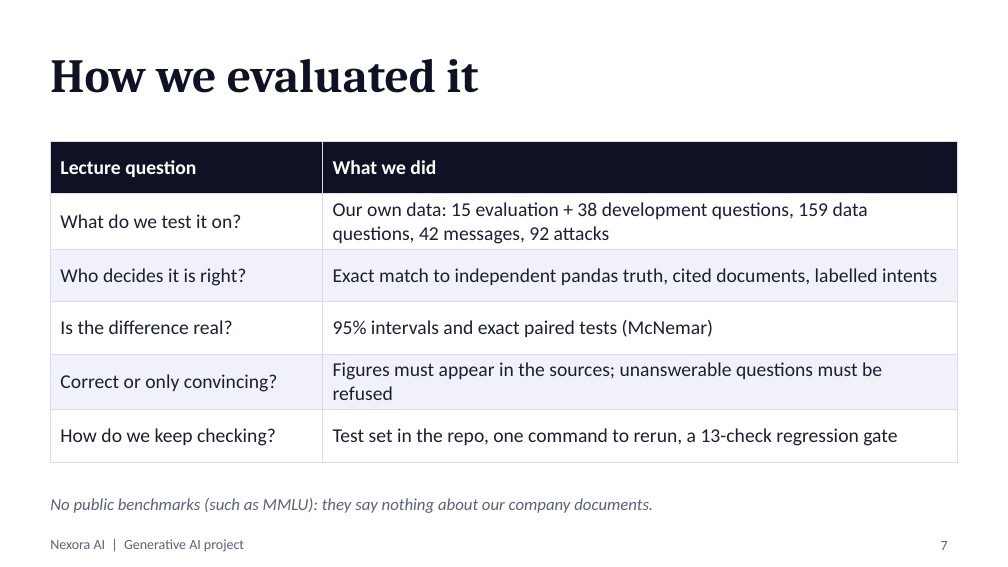
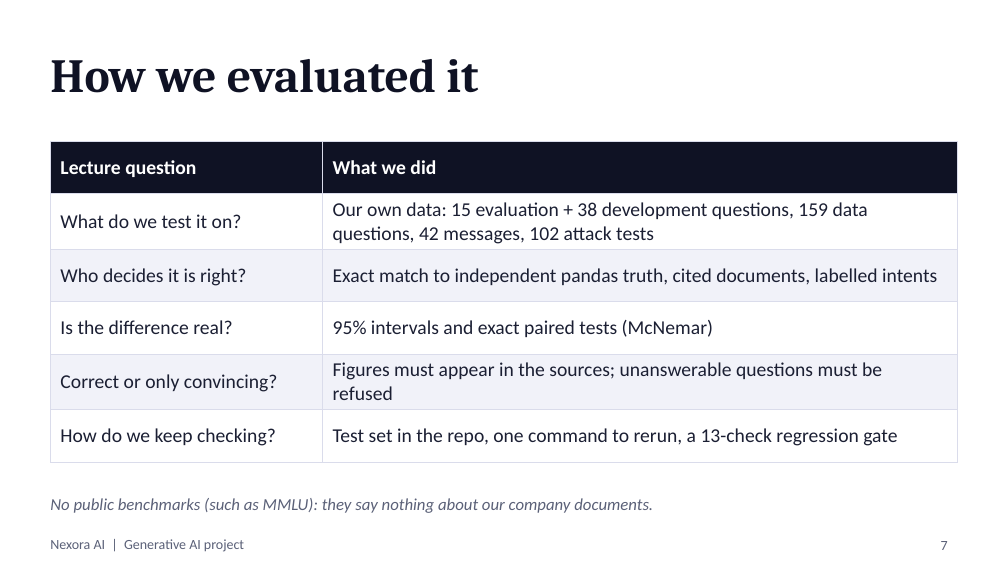
Before and after one commit to NANTHIESH/NexoraAI, a slide deck: slide 7 of docs/Nexora-AI-presentation-v2.pptx. Drawn at 1008x567 pixels with LibreOffice and Linux fonts; fonts in the diff are those of the drawing. Boxes give left, top, right and bottom in pixels: in the first picture for what was removed or moved away, otherwise in the second. Text is boxed around its words. In the diff, an @@ line names an element or a change of style, - is before the commit and + after.

Commit message:
Update docs and evaluation

```diff
--- a/docs/Nexora-AI-presentation-v2.pptx
+++ b/docs/Nexora-AI-presentation-v2.pptx
@@ table at box(50, 141, 958, 450) @@
-row 2, column 2: Our own data: 15 evaluation + 38 development questions, 159 data questions, 42 messages, 92 attacks
+row 2, column 2: Our own data: 15 evaluation + 38 development questions, 159 data questions, 42 messages, 102 attack tests
```
Also in this commit, not shown: 1 other slide changed, 29 other files.
